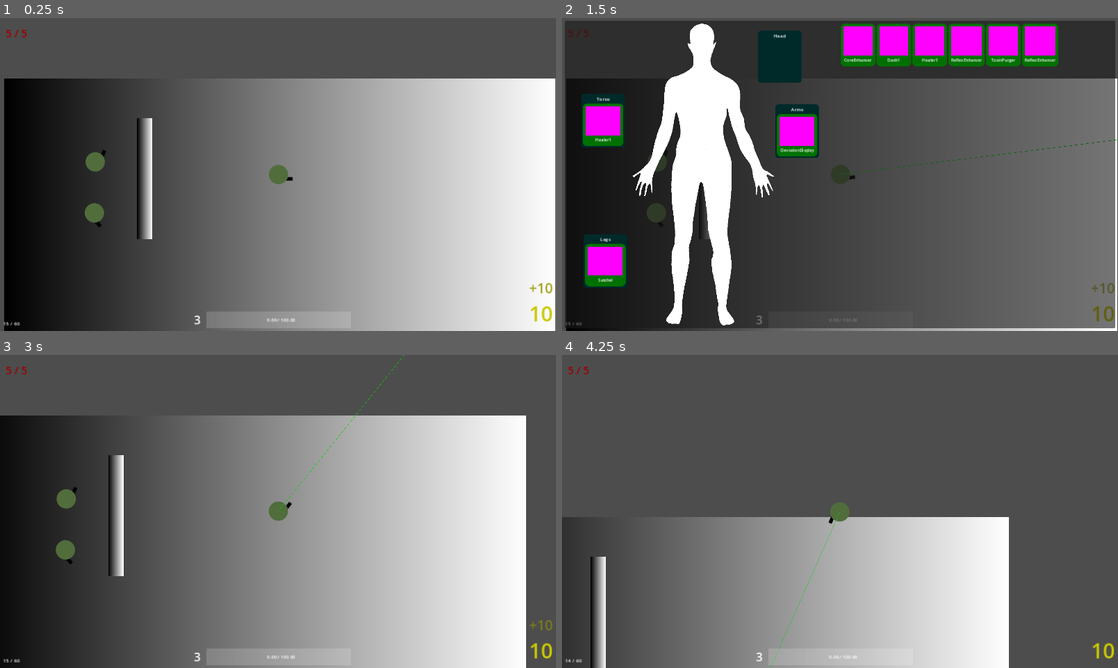
Above: before the commit, frames 1-4 (two rows, left to right).
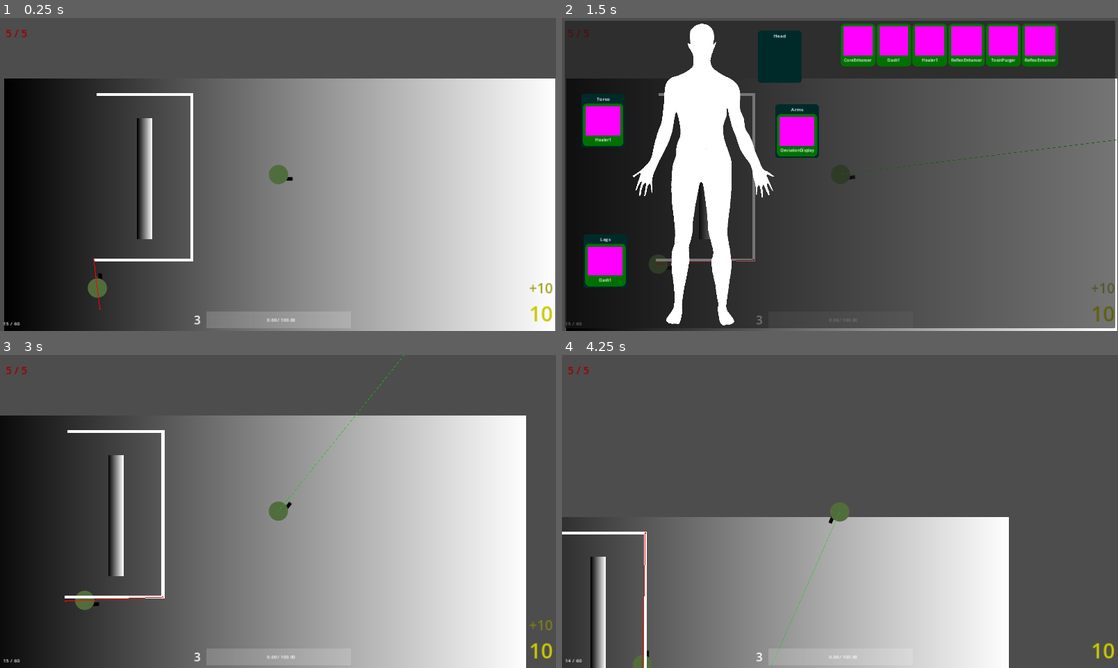
Above: after the commit, the same moments.

Repository: GrandOichii/neon-skies-godot
Game: Godot game, scene res://scenes/root.tscn
The game is run twice, just before and just after one commit, with the same random seed, the same clock (stepped at 60 frames per second) and the same inputs.
Inputs (mouse positions are in pixels of both pictures, inside the frame that each line leads up to):
- Up to frame 1 (0.25 s): no input
- Up to frame 2 (1.5 s): move the mouse to (962, 158) at 0.52 s; hold D (right) 0.53-1.25 s; hold I (dev-im-toggle) 0.53-1.25 s; click (778, 61) at 1.27 s
- Up to frame 3 (3 s): tap Enter at 2 s; move the mouse to (166, 527) at 2.02 s; hold S (down) 2.03-2.78 s; click (166, 527) at 2.1 s; tap Space (reload) at 2.75 s; move the mouse to (333, 442) at 2.77 s; hold D (right) from 2.78 s (still down); hold I (dev-im-toggle) from 2.78 s (still down)
- Up to frame 4 (4.25 s): move the mouse to (812, 574) at 3.52 s; release D (right) at 3.53 s; release I (dev-im-toggle) at 3.53 s; hold W (up) from 3.53 s (still down); click (812, 574) at 3.6 s

The runs differ from the first frame. In frame 1, 1.1% of the frame differs, in the area x 15-35%, y 24-94%; in frame 2, 0.7%; in frame 3, 1.2%, in the area x 10-30%, y 24-82%; in frame 4, 0.5%.

Commit message:
Added basic patrol enemy behavior, added staying for a period of time after reaching sound source to investigate sound eb

Diff:
--- a/enemies/Enemy.tscn
+++ b/enemies/Enemy.tscn
@@ -32,6 +32,7 @@
 initial_max = 2
 
 [node name="NavigationAgent2D" type="NavigationAgent2D" parent="."]
+path_desired_distance = 40.0
 avoidance_enabled = true
 max_speed = 1000.0
 debug_enabled = true
--- a/enemies/controllers/EnemyController.gd
+++ b/enemies/controllers/EnemyController.gd
@@ -8,6 +8,7 @@
 @export var initial_state: String
 @export var speed: float
 @export var nav_agent: NavigationAgent2D
+@export var consider_reached_distance: float
 @export var body: CharacterBody2D
 @export var sprite: Sprite2D
 
@@ -46,12 +47,20 @@
 		beh.controller = self
 		_behaviors[beh.state] = beh
 
+	call_deferred('_setup_agent')
+
+func _setup_agent():
+	await get_tree().process_frame # TODO? found online, is ok
 	set_state(initial_state)
 
 func _process(delta):
+	if _current.length() == 0:
+		return
 	_behaviors[_current].eb_process(delta)
 
 func _physics_process(delta):
+	if _current.length() == 0:
+		return
 	_behaviors[_current].eb_physics_process(delta)
 
 func set_state(state: String):
@@ -74,6 +83,8 @@
 func reset_target():
 	nav_agent.set_velocity(Vector2.ZERO)
 
+func reached_target() -> bool:
+	return nav_agent.is_target_reached() or nav_agent.distance_to_target() < consider_reached_distance
 #
 # signal connections
 #
@@ -82,3 +93,4 @@
 func _on_navigation_agent_2d_velocity_computed(safe_velocity: Vector2):
 	body.velocity = safe_velocity
 	body.move_and_slide()
+	reset_target()
--- a/enemies/controllers/behaviors/variations/Chase.gd
+++ b/enemies/controllers/behaviors/variations/Chase.gd
@@ -7,6 +7,7 @@
 
 @export var what: String
 @export var speed: float
+@export var stop_range: float
 
 @export_group('Attacking')
 @export var attack_range: float
@@ -28,7 +29,7 @@
 #
 
 func _ready():
-	call_deferred('_setup_agent')
+	pass
 
 func eb_start():
 	super.eb_start()
@@ -48,8 +49,9 @@
 
 	var distance = controller.body.global_position.distance_to(_target.global_position)
 	if distance < attack_range:
-		controller.sprite.look_at(_target.position)
 		_attack()
+	controller.sprite.look_at(_target.position)
+	if distance < stop_range:
 		return
 	controller.move_towards_target()
 
@@ -59,9 +61,6 @@
 #
 # signal connections
 #
-
-func _setup_agent():
-	await get_tree().process_frame # TODO? found online, is ok
 
 func _on_update_path_timer_timeout():
 	if not _active or _target == null:
--- a/enemies/controllers/behaviors/variations/InvestigateSound.gd
+++ b/enemies/controllers/behaviors/variations/InvestigateSound.gd
@@ -6,8 +6,14 @@
 #
 
 @export var react_after: float = 0
-@export var consider_reached_distance: float
+@export var stay_for: float
 @export var on_reached_point: String
+
+#
+# nodes
+#
+
+@onready var wait_timer_node: Timer = %WaitTimer
 
 #
 # private vars
@@ -22,11 +28,26 @@
 
 	controller.move_target = controller.data['sound_area'].global_position
 
+func eb_stop():
+	super.eb_stop()
+	if not wait_timer_node.is_stopped():
+		wait_timer_node.stop()
+
 func eb_physics_process(delta: float):
+	if not wait_timer_node.is_stopped():
+		return
+
 	controller.move_towards_target()
-	if controller.nav_agent.is_target_reached() or controller.nav_agent.distance_to_target() < consider_reached_distance:
-		controller.reset_target()
-		controller.set_state(on_reached_point)
+	if controller.reached_target():
+		if stay_for <= 0:
+			_end()
+			return
+		wait_timer_node.wait_time = stay_for
+		wait_timer_node.start()
+
+func _end():
+	controller.reset_target()
+	controller.set_state(on_reached_point)
 
 #
 # signal connections
@@ -34,3 +55,6 @@
 
 func _on_sound_listener_heard_sound(area: Area2D):
 	controller.move_target = area.global_position
+
+func _on_wait_timer_timeout():
+	_end()
--- a/enemies/controllers/behaviors/variations/InvestigateSound.tscn
+++ b/enemies/controllers/behaviors/variations/InvestigateSound.tscn
@@ -4,3 +4,9 @@
 
 [node name="InvestigateSound" type="Node"]
 script = ExtResource("1_0tt82")
+
+[node name="WaitTimer" type="Timer" parent="."]
+unique_name_in_owner = true
+one_shot = true
+
+[connection signal="timeout" from="WaitTimer" to="." method="_on_wait_timer_timeout"]
--- a/enemies/controllers/behaviors/variations/LookAtEnemy.gd
+++ b/enemies/controllers/behaviors/variations/LookAtEnemy.gd
@@ -5,7 +5,7 @@
 #
 
 @export var attack_controller: AttackController
-@export var body: CharacterBody2D
+@export var body: Node2D
 @export var lost_target_state: String
 @export var target_lost_timeout: float
 
--- a/enemies/controllers/behaviors/variations/LookForEnemy.gd
+++ b/enemies/controllers/behaviors/variations/LookForEnemy.gd
@@ -13,7 +13,7 @@
 
 @export var turn_speed: float
 @export var range: float
-@export var body: CharacterBody2D
+@export var body: Node2D
 @export var laser_pointer_start: Node2D
 
 @export_group('Sound')
@@ -74,6 +74,8 @@
 func _process(_delta: float):
 	var p1 = laser_pointer_start.global_position
 	var p2 = laser_pointer_start.global_position + Vector2(range, 0).rotated(body.rotation)
+#	var p1 = Vector2.ZERO
+#	var p2 = Vector2(range, 0)
 	raycast_node.position = p1
 	raycast_node.target_position = Vector2(range, 0).rotated(body.rotation)
 	laser_line_node.set_point_position(0, p1)
--- /dev/null
+++ b/enemies/controllers/behaviors/variations/Patrol.gd
@@ -0,0 +1,73 @@
+extends EnemyBehavior
+
+enum PatrolType { Clockwise, CounterClockwise, FlipFlop }
+
+# when enabled, find the closest spot to the patrol line and walk there
+#
+
+#
+# exports
+#
+
+@export var initial_patrol_type: PatrolType = PatrolType.Clockwise
+
+#
+# nodes
+#
+
+@onready var patrol_line_node: Line2D = %PatrolLine
+
+#
+# private vars
+#
+
+
+var _pt: PatrolType :
+	get:
+		return _pt
+	set(value):
+		_pt = value
+		_step = 1
+		if _pt == PatrolType.CounterClockwise:
+			_step = -1
+
+var _step: int
+
+var _current: int
+
+#
+# methods
+#
+
+func _ready():
+#	patrol_line_node.visible = false
+	_pt = initial_patrol_type
+
+func eb_start():
+	super.eb_start()
+	var d = 0
+	for i in patrol_line_node.get_point_count():
+		var ppos = patrol_line_node.get_point_position(i)
+		var pd = controller.body.global_position.distance_to(ppos)
+		if pd < d or i == 0:
+			d = pd
+			_current = i
+	controller.move_target = patrol_line_node.get_point_position(_current)
+
+func eb_physics_process(delta: float):
+	super.eb_physics_process(delta)
+
+	controller.move_towards_target()
+	if not controller.reached_target():
+		return
+	var switch = false
+	_current += _step
+	var s = patrol_line_node.get_point_count()
+	if _pt != PatrolType.FlipFlop:
+		_current = wrap(_current, 0, s)
+	else:
+		# is flip flop
+		if _current < 0 or _current >= s:
+			_step *= -1
+			_current += 2 * _step
+	controller.move_target = patrol_line_node.get_point_position(_current)
--- /dev/null
+++ b/enemies/controllers/behaviors/variations/Patrol.tscn
@@ -0,0 +1,9 @@
+[gd_scene load_steps=2 format=3 uid="uid://d1475hpetfefu"]
+
+[ext_resource type="Script" path="res://enemies/controllers/behaviors/variations/Patrol.gd" id="1_rs10d"]
+
+[node name="Patrol" type="Node"]
+script = ExtResource("1_rs10d")
+
+[node name="PatrolLine" type="Line2D" parent="."]
+unique_name_in_owner = true
--- a/enemies/variations/Basic.tscn
+++ b/enemies/variations/Basic.tscn
@@ -7,6 +7,7 @@
 [ext_resource type="PackedScene" uid="uid://b2enik8bjmhw5" path="res://enemies/common/VisionCone.tscn" id="4_f6j83"]
 [ext_resource type="Script" path="res://items/tables/LootTable.gd" id="4_o1dtm"]
 [ext_resource type="PackedScene" uid="uid://d26d7aod68kxw" path="res://enemies/controllers/behaviors/variations/Guard.tscn" id="4_ovycj"]
+[ext_resource type="PackedScene" uid="uid://d1475hpetfefu" path="res://enemies/controllers/behaviors/variations/Patrol.tscn" id="5_bl14a"]
 [ext_resource type="PackedScene" uid="uid://dqpa00kwayfee" path="res://enemies/controllers/behaviors/variations/InvestigateSound.tscn" id="5_lskpi"]
 [ext_resource type="PackedScene" uid="uid://cgh7skii2sbu" path="res://attacking/AttackController.tscn" id="6_88ws8"]
 [ext_resource type="Resource" uid="uid://b0dbl1c8gyv82" path="res://guns/Gun1.tres" id="7_mgpdn"]
@@ -40,31 +41,35 @@
 drop_table = SubResource("Resource_ibnvt")
 
 [node name="Controller" parent="." index="0"]
-initial_state = "guard"
+initial_state = "patrol"
 speed = 300.0
 
-[node name="Chase" parent="Controller/Behaviors" index="0" node_paths=PackedStringArray("attack_controller") instance=ExtResource("3_xfby1")]
+[node name="Patrol" parent="Controller/Behaviors" index="0" instance=ExtResource("5_bl14a")]
+state = "patrol"
+
+[node name="Chase" parent="Controller/Behaviors" index="1" node_paths=PackedStringArray("attack_controller") instance=ExtResource("3_xfby1")]
 what = "enemy"
 speed = 300.0
-attack_range = 300.0
+stop_range = 300.0
+attack_range = 500.0
 attack_controller = NodePath("../../../Sprite2D/AttackController")
 on_lost = "investigate"
 last_pos_var_name = "sound_area"
 state = "chase"
 
-[node name="Guard" parent="Controller/Behaviors" index="1" node_paths=PackedStringArray("sprite") instance=ExtResource("4_ovycj")]
+[node name="Guard" parent="Controller/Behaviors" index="2" node_paths=PackedStringArray("sprite") instance=ExtResource("4_ovycj")]
 sprite = NodePath("../../../Sprite2D")
 on_spotted = "chase"
 on_heard_sound = "investigate"
 state = "guard"
 
-[node name="InvestigateSound" parent="Controller/Behaviors" index="2" instance=ExtResource("5_lskpi")]
-consider_reached_distance = 50.0
-on_reached_point = "guard"
+[node name="InvestigateSound" parent="Controller/Behaviors" index="3" instance=ExtResource("5_lskpi")]
+stay_for = 2.0
+on_reached_point = "patrol"
 state = "investigate"
 
 [node name="VisionCone" parent="Sprite2D" index="0" instance=ExtResource("4_f6j83")]
-range = 800.0
+range = 100.0
 look_for_group = "player"
 
 [node name="AttackController" parent="Sprite2D" index="1" node_paths=PackedStringArray("rotation_controller") instance=ExtResource("6_88ws8")]
--- a/enemies/variations/Turret.tscn
+++ b/enemies/variations/Turret.tscn
@@ -44,7 +44,7 @@
 [node name="LookForEnemy" parent="Controller/Behaviors" index="0" node_paths=PackedStringArray("body", "laser_pointer_start") instance=ExtResource("3_gr7tc")]
 turn_speed = 1.0
 range = 1000.0
-body = NodePath("../../..")
+body = NodePath("../../../Sprite2D")
 laser_pointer_start = NodePath("../../../Sprite2D/LaserPointerStart")
 sound_track_turn_speed = 8.0
 sound_track_duration = 2.0
--- a/player/Player.gd
+++ b/player/Player.gd
@@ -80,6 +80,8 @@
 	for ability in activated:
 		if not event.is_action_pressed(ability.player_input):
 			continue
+#		if not offensive_enabled and ability.is_offensive:
+#			continue
 		ability.do()
 		return
 
--- a/player/Player.tscn
+++ b/player/Player.tscn
@@ -13,8 +13,8 @@
 [ext_resource type="Resource" uid="uid://6wcg2mcfqe1a" path="res://implants/ReflexEnhancer.tres" id="8_sc4si"]
 [ext_resource type="Resource" uid="uid://qbo6ovg2hus0" path="res://implants/Healer1.tres" id="12_a1nl1"]
 [ext_resource type="Script" path="res://player/HeatController.gd" id="12_eahqw"]
+[ext_resource type="Resource" uid="uid://q217aef3wn82" path="res://implants/Dash1.tres" id="13_511pg"]
 [ext_resource type="Resource" uid="uid://cus0fgbon5bt2" path="res://implants/DeviationDisplay.tres" id="13_mmp3p"]
-[ext_resource type="Resource" uid="uid://dveunib7hfsyf" path="res://implants/Satchel.tres" id="13_n6ot2"]
 [ext_resource type="Script" path="res://player/SoundController.gd" id="14_x1ewl"]
 [ext_resource type="Script" path="res://common/ClampedValue.gd" id="16_ump4h"]
 
@@ -34,7 +34,7 @@
 [sub_resource type="Resource" id="Resource_xnqku"]
 script = ExtResource("8_hdkrs")
 slot = 3
-implant = ExtResource("13_n6ot2")
+implant = ExtResource("13_511pg")
 
 [sub_resource type="Resource" id="Resource_l0hmi"]
 script = ExtResource("8_hdkrs")
--- a/scenes/root.tscn
+++ b/scenes/root.tscn
@@ -270,19 +270,23 @@
 [node name="Enemies" type="Node" parent="."]
 
 [node name="Enemy" parent="Enemies" instance=ExtResource("15_p3qa3")]
-position = Vector2(-638, -297)
+position = Vector2(-621, 208)
+
+[node name="Controller" parent="Enemies/Enemy" index="0"]
+consider_reached_distance = 20.0
+
+[node name="Patrol" parent="Enemies/Enemy/Controller/Behaviors" index="0"]
+initial_patrol_type = 2
+
+[node name="PatrolLine" parent="Enemies/Enemy/Controller/Behaviors/Patrol" index="0"]
+points = PackedVector2Array(-633, -531, -303, -531, -303, 40, -642, 40)
 
 [node name="Sprite2D" parent="Enemies/Enemy" index="1"]
 rotation = -1.17819
 
 [node name="NavigationAgent2D" parent="Enemies/Enemy" index="5"]
+path_desired_distance = 20.0
 radius = 10.6
-
-[node name="Basic" parent="Enemies" instance=ExtResource("15_p3qa3")]
-position = Vector2(-641, -124)
-
-[node name="Sprite2D" parent="Enemies/Basic" index="1"]
-rotation = 0.85587
 
 [node name="Navigation" type="Node" parent="."]
 
@@ -303,7 +307,5 @@
 [editable path="Player"]
 [editable path="Enemies/Enemy"]
 [editable path="Enemies/Enemy/Controller"]
+[editable path="Enemies/Enemy/Controller/Behaviors/Patrol"]
 [editable path="Enemies/Enemy/Sprite2D/AttackController"]
-[editable path="Enemies/Basic"]
-[editable path="Enemies/Basic/Controller"]
-[editable path="Enemies/Basic/Sprite2D/AttackController"]
Not shown: 1 places in enemies/variations/Basic.tscn that only renumber resources
